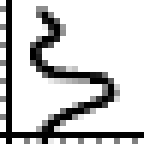
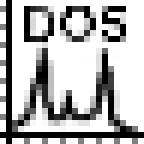
Two versions of the same layered image (144×144). Layer-by-layer changes:
hid "Curve-vertical" over [30, 6, 120, 144]
added layer "DOS" above "Level" over [12, 6, 138, 144]
